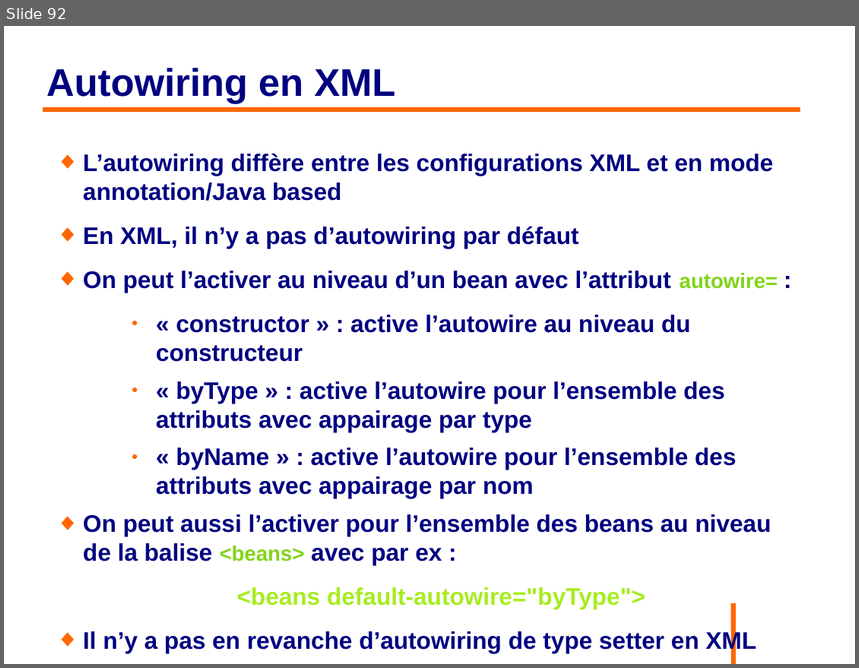
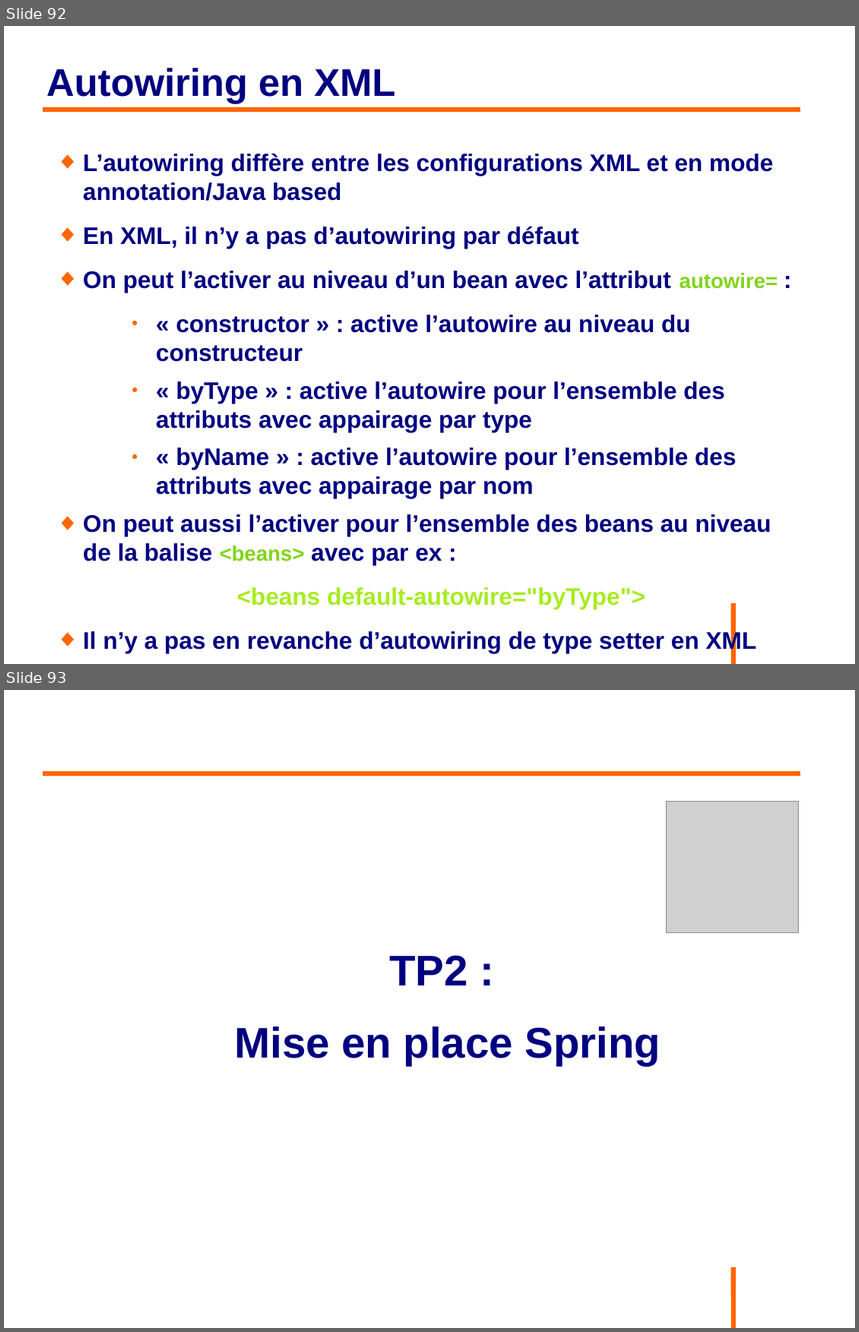
Before and after one commit to philphils/formation-spring, a slide deck: Documentation/diapo_formation_spring.odp. Shown one above the other, each under a label of ours: slide 92 before the commit, slides 92 and 93 after it. The pictures are 859x668 and 859x1332 pixels, drawn with LibreOffice and Linux fonts; fonts in the diff are those of the drawing; grey boxes stand for pictures; background and template pictures are left out. Boxes give left, top, right and bottom in pixels: in the first picture for what was removed or moved away, otherwise in the second. Text is boxed around its words. In the diff, an @@ line names an element or a change of style, - is before the commit and + after.

```diff
--- a/Documentation/diapo_formation_spring.odp
+++ b/Documentation/diapo_formation_spring.odp
@@ slide 93 added at (x1=4, y1=690, x2=855, y2=1328), background #FFFFFF; not listed: 1 template element that a slide beside it also shows @@
@@ line added from (43, 774) to (801, 774), #FF6600 4.54 pt @@
@@ picture added at (x1=667, y1=801, x2=799, y2=933) @@
@@ text added at (x1=234, y1=955, x2=661, y2=1066), 40 pt, text #000080, bold @@
+TP2 :
+Mise en place Spring
```
Also in this commit, not shown: 4 slides changed, 7 other slides added, 1 slide removed.
